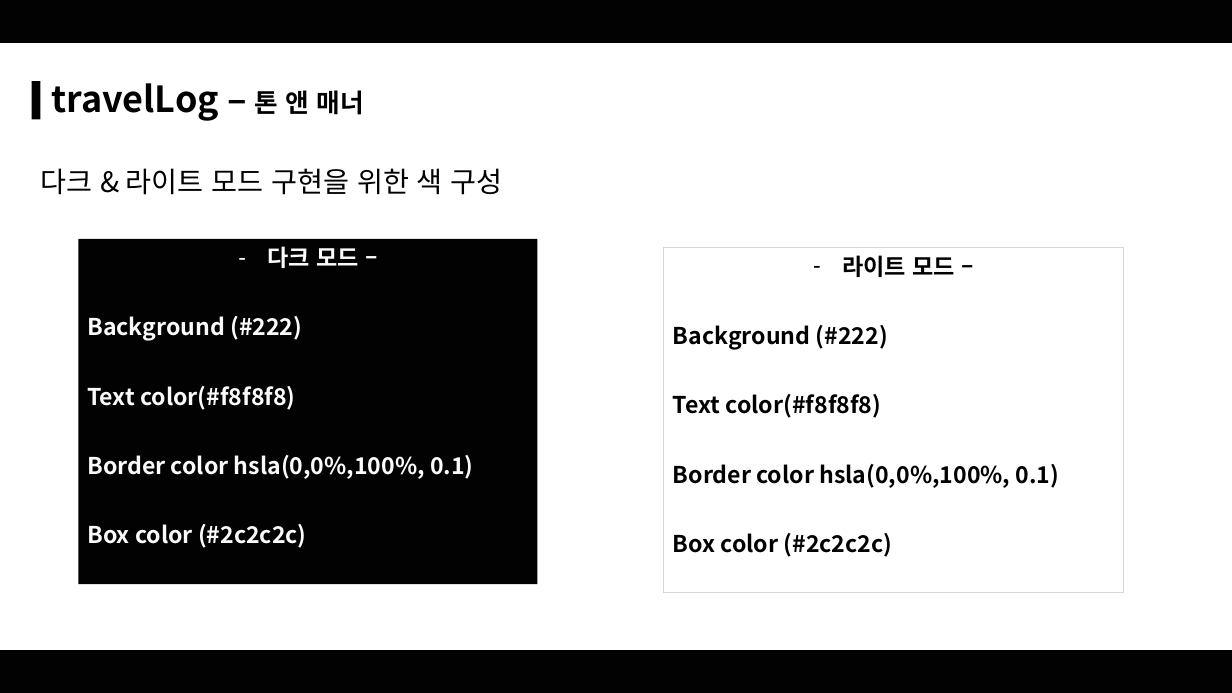
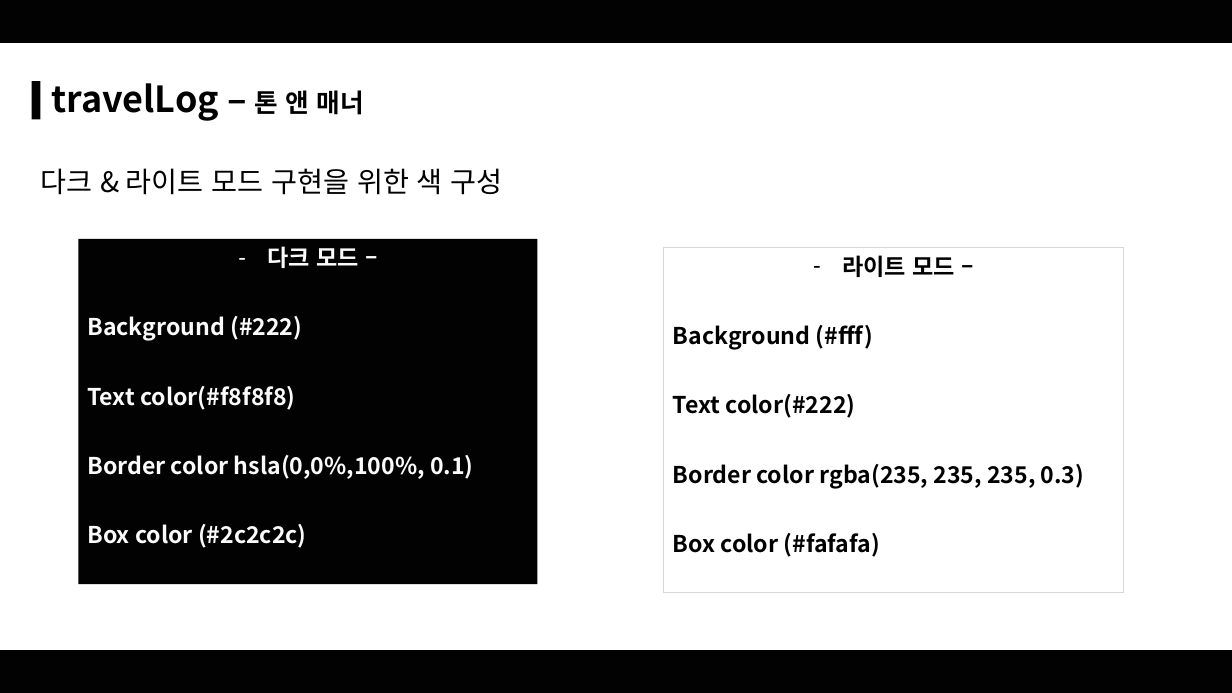
Before and after one commit to Sydneylog/travellog, a slide deck: slide 6 of travelLog.pptx. Drawn at 1232x693 pixels with LibreOffice and Linux fonts; fonts in the diff are those of the drawing. Boxes give left, top, right and bottom in pixels: in the first picture for what was removed or moved away, otherwise in the second. Text is boxed around its words. In the diff, an @@ line names an element or a change of style, - is before the commit and + after.

```diff
--- a/travelLog.pptx
+++ b/travelLog.pptx
@@ text in rectangle at [673,325,1084,557]: text changed @@
-Background (#222)
-Text color(#f8f8f8)
-Border color hsla(0,0%,100%, 0.1)
-Box color (#2c2c2c)
+Background (#fff)
+Text color(#222)
+Border color rgba(235, 235, 235, 0.3)
+Box color (#fafafa)
```
Also in this commit, not shown: 4 other slides changed, 4 other files.
